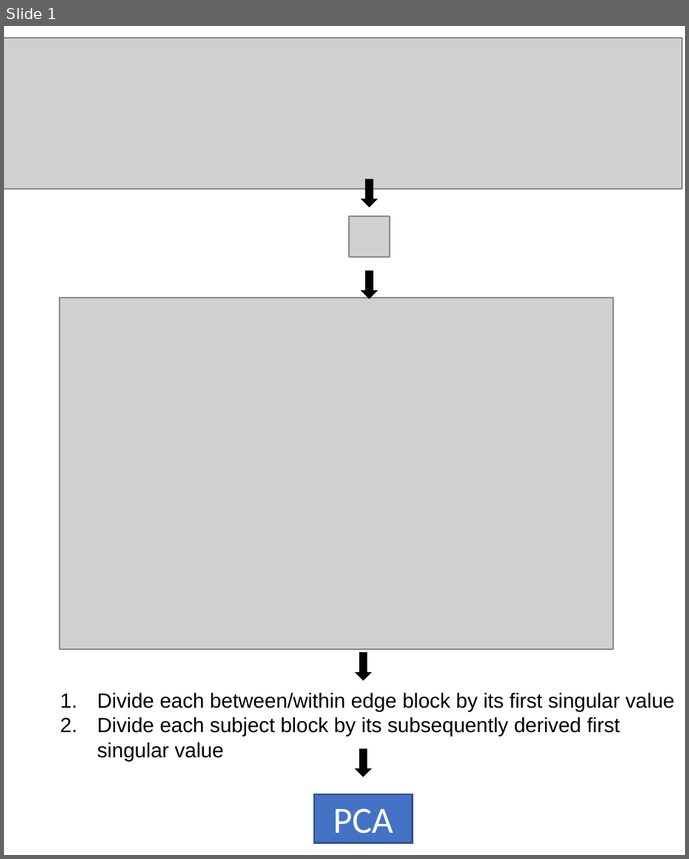
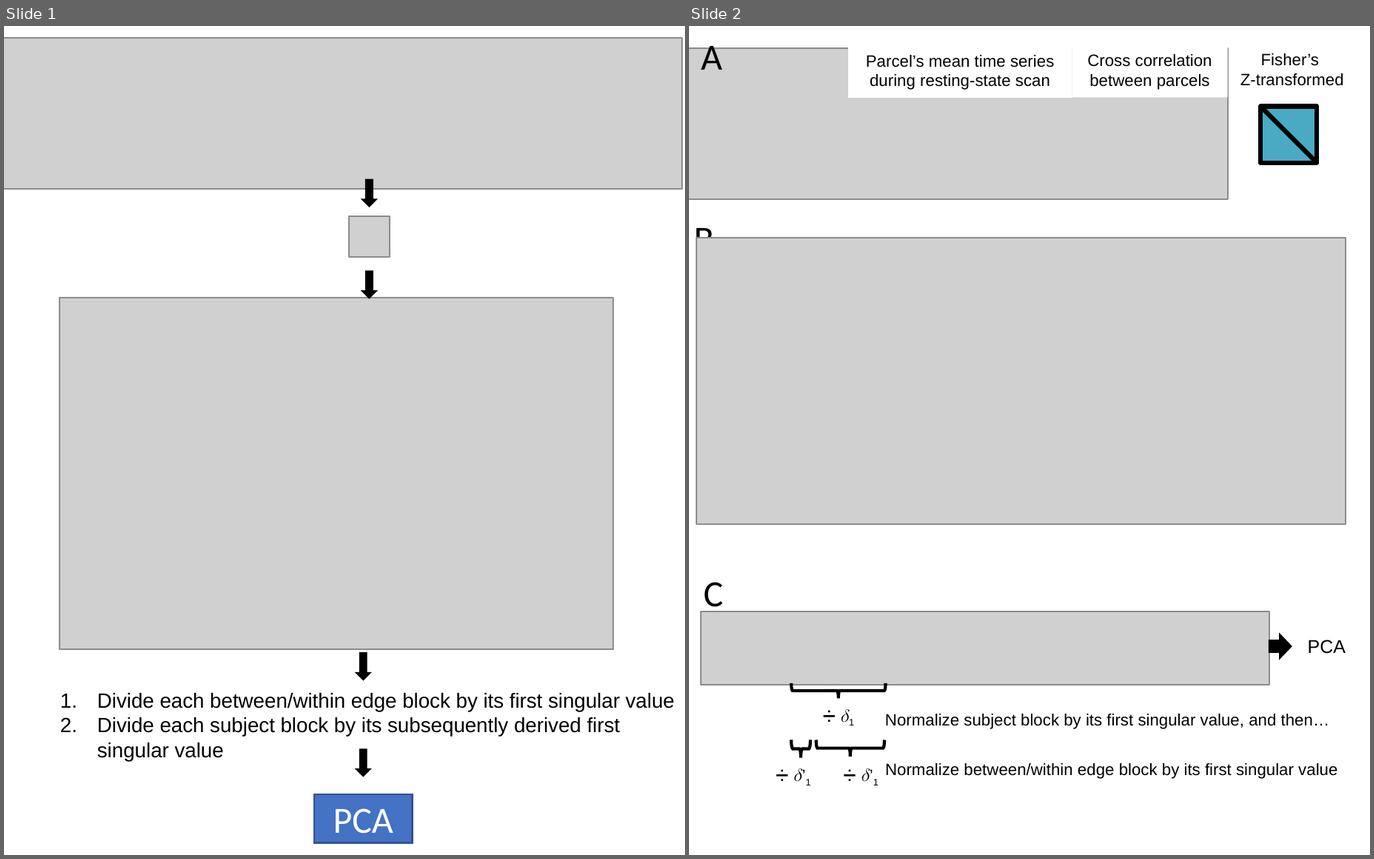
Before and after one commit to mychan24/restinginpca, a slide deck: presentation/OHBM2020/Figure1.pptx. Shown side by side, each under a label of ours: slide 1 before the commit, slides 1 and 2 after it. The pictures are 689x859 and 1374x859 pixels, drawn with LibreOffice and Linux fonts; fonts in the diff are those of the drawing; grey boxes stand for pictures. Boxes give left, top, right and bottom in pixels: in the first picture for what was removed or moved away, otherwise in the second. Text is boxed around its words. In the diff, an @@ line names an element or a change of style, - is before the commit and + after.

```diff
--- a/presentation/OHBM2020/Figure1.pptx
+++ b/presentation/OHBM2020/Figure1.pptx
@@ slide 2 added at bbox=[689, 26, 1370, 855], background #FFFFFF @@
@@ text added at bbox=[701, 39, 722, 70], 18 pt, text #000000 @@
+A
@@ rectangle added at bbox=[849, 44, 1072, 99], fill #FFFFFF, 8 pt, text #000000 @@
+Parcel’s mean time series during resting-state scan
@@ rectangle added at bbox=[1072, 42, 1228, 97], fill #FFFFFF, 8 pt, text #000000 @@
+Cross correlation between parcels
@@ picture added at bbox=[689, 48, 1228, 199] @@
@@ text added at bbox=[1240, 53, 1344, 86], 8 pt, text #000000 @@
+Fisher’s
+Z-transformed
@@ rectangle added at bbox=[1260, 106, 1317, 162], fill #4BAAC3, outline #000000 2.25 pt @@
@@ line added from (1260, 106) to (1317, 164), #000000 2.25 pt @@
@@ text added at bbox=[694, 221, 714, 261], 18 pt, text #000000 @@
+B
@@ picture added at bbox=[696, 238, 1345, 523] @@
@@ group added at bbox=[701, 582, 1345, 785]: 7 texts, 3 right braces, 1 picture, 1 down arrow @@
+C
+➗ 𝛿1
+➗ 𝛿’1
+➗ 𝛿’1
+Normalize between/within edge block by its first singular value
+Normalize subject block by its first singular value, and then…
+PCA
```
Also in this commit, not shown: 5 other files.
